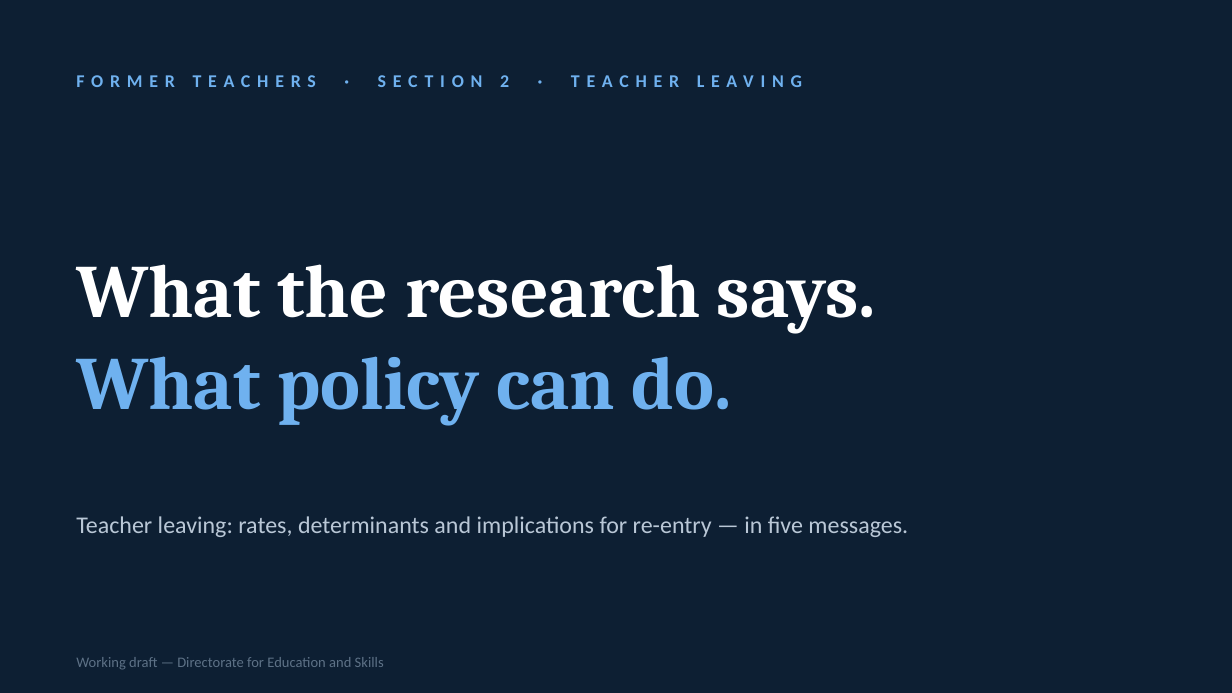
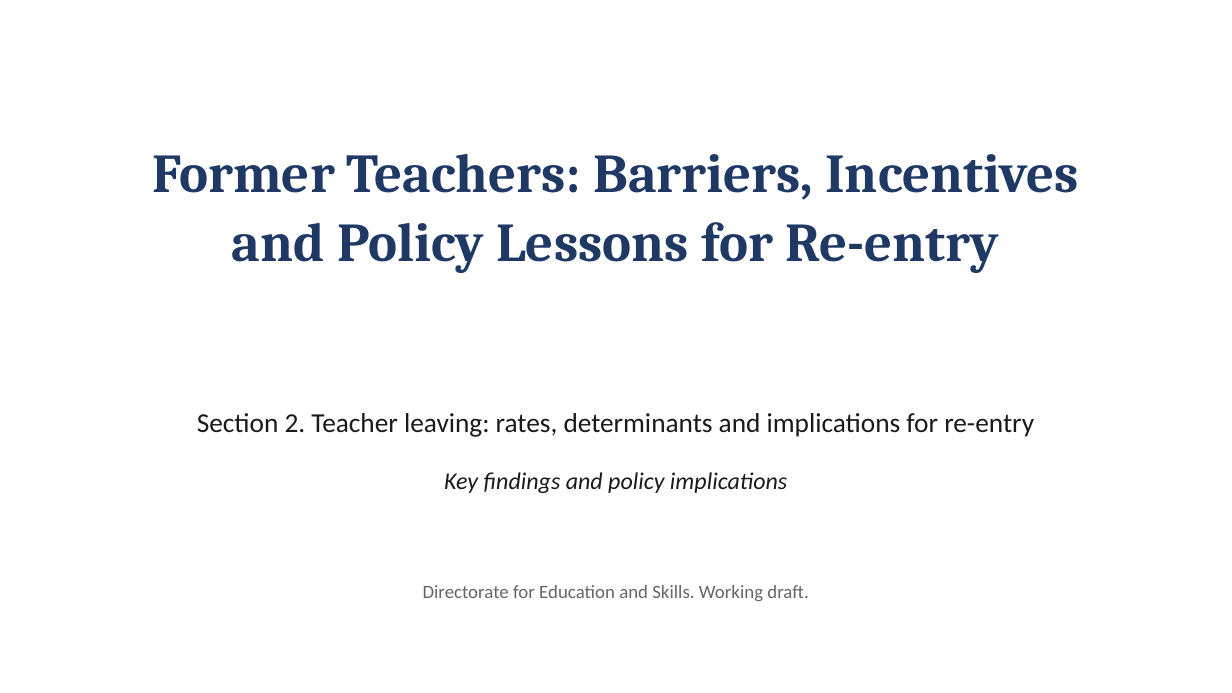
Before and after one commit to jedr1-ship-it/Former-Teachers, a slide deck: slide 1 of Former_Teachers_key_messages.pptx. Drawn at 1232x693 pixels with LibreOffice and Linux fonts; fonts in the diff are those of the drawing. Boxes give left, top, right and bottom in pixels: in the first picture for what was removed or moved away, otherwise in the second. Text is boxed around its words. In the diff, an @@ line names an element or a change of style, - is before the commit and + after.

```diff
--- a/Former_Teachers_key_messages.pptx
+++ b/Former_Teachers_key_messages.pptx
@@ background #0D1F33 to #FFFFFF @@
@@ text "Former Teachers: Barriers, Incentives and ..." at (153,154,1078,273): vertical alignment middle to top @@
@@ text at (153,154,1078,273): text changed; size 10.5 to 32 pt; font Calibri to Cambria; text colour #6FB1EF to #1F3864 @@
-FORMER TEACHERS · SECTION 2 · TEACHER LEAVING
+Former Teachers: Barriers, Incentives and Policy Lessons for Re-entry
@@ text at (197,413,1034,437): text changed; size 44 to 16 pt; font Cambria to Calibri; text colour #FFFFFF to #1A1A1A; bold off @@
-What the research says.
-What policy can do.
+Section 2. Teacher leaving: rates, determinants and implications for re-entry
@@ text at (444,472,787,493): text changed; text colour #B9C7D6 to #1A1A1A; italic on @@
-Teacher leaving: rates, determinants and implications for re-entry — in five messages.
+Key findings and policy implications
@@ text at (423,585,808,601): text changed; size 8.5 to 11 pt; text colour #5D7186 to #666666 @@
-Working draft — Directorate for Education and Skills
+Directorate for Education and Skills. Working draft.
```
Also in this commit, not shown: 4 other slides changed, 2 slides added, 2 slides removed.
